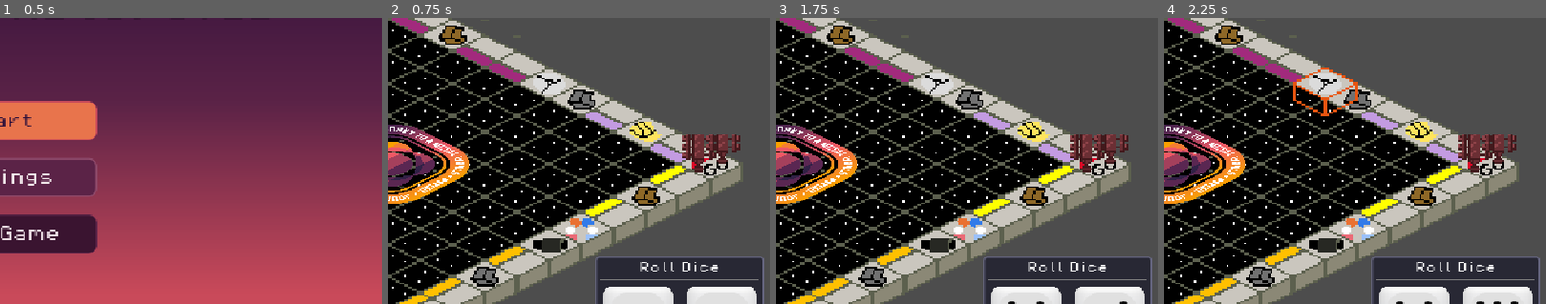
Above: before the commit, frames 1-4 (left to right).
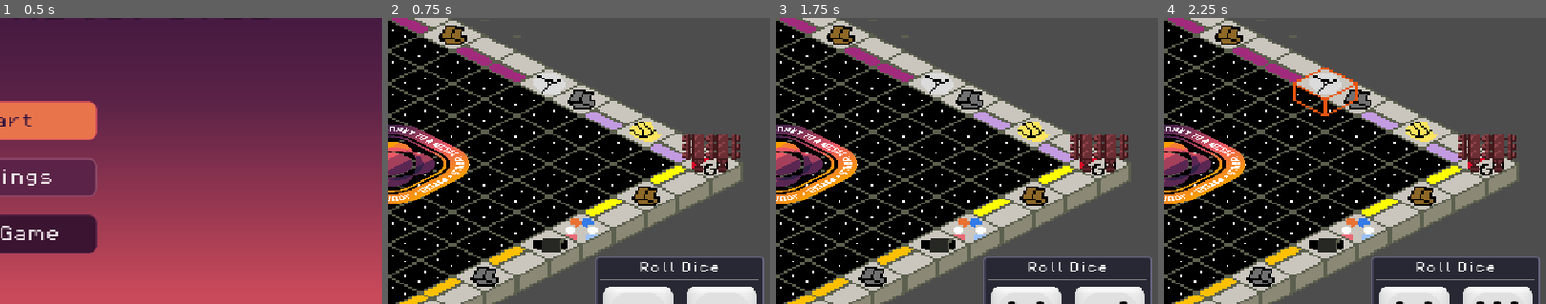
Above: after the commit, the same moments.

Repository: MissionToPsyche-Platinum/platinum_24d_game_psycheopoly-psb
Game: Godot game, scene res://scenes/StartMenu.tscn
Two runs of this game, one before a commit and one after it. Both use one fixed random seed, a clock stepped at 60 frames per second and the inputs below.
Inputs (mouse positions are % of the whole screen's width and height, from its top left):
- Up to frame 1 (0.5 s): no input
- Up to frame 2 (0.75 s): click "Start" at 0.5 s
- Up to frame 3 (1.75 s): click "Roll" at 1.25 s
- Up to frame 4 (2.25 s): tap Enter at 2 s; move the mouse to (72, 45) at 2.02 s; tap C at 2.1 s; click (72, 45) at 2.17 s
The pictures show only the part of the screen within x 50-100%, y 32-82%; the shares and areas given below are measured in that part.

Frame 1 is identical in both runs. In frame 2, 0.3% of the frame differs, in the area x 83-93%, y 46-54%; in frame 3, 0.3%; in frame 4, 0.3%.

Commit message:
fix: ensure safe signal connections and validate player index in turn management

Diff:
--- a/scripts/core/board.gd
+++ b/scripts/core/board.gd
@@ -76,8 +76,9 @@
 		piece_instance.move_to(10, 0)
 
 	# Set current piece to first player (also set 'piece' for backward compatibility)
-	current_piece = pieces[0]
-	piece = current_piece
+	if pieces.size() > 0:
+		current_piece = pieces[0]
+		piece = current_piece
 
 	# Instantiate the space info panel
 	space_info_panel = SpaceInfoPanelScene.instantiate()
@@ -112,11 +113,16 @@
 	GameState.turn_started.connect(_on_turn_started)
 	GameState.turn_ended.connect(_on_turn_ended)
 
-	# Start the game
-	GameState.start_game()
+	# Start the game (deferred to ensure all UI components are ready)
+	call_deferred("_start_game_deferred")
 
 	# Update panel after everything is ready
 	call_deferred("_initial_panel_update")
+
+
+func _start_game_deferred() -> void:
+	## Deferred game start to ensure all UI components are initialized
+	GameState.start_game()
 
 
 func _setup_dice_roll_ui() -> void:
@@ -221,16 +227,31 @@
 
 func _on_turn_started(player_index: int) -> void:
 	print("Board: Turn started for player ", player_index)
+
+	# Validate player_index is within bounds
+	if player_index < 0 or player_index >= pieces.size():
+		push_error("Invalid player_index: %d (pieces size: %d)" % [player_index, pieces.size()])
+		return
+
+	if player_index >= GameState.players.size():
+		push_error("Invalid player_index for GameState.players: %d" % player_index)
+		return
+
 	# Switch to the new player's piece
 	if current_piece:
-		current_piece.space_changed.disconnect(_on_piece_space_changed)
-		current_piece.movement_finished.disconnect(_on_piece_movement_finished)
+		# Safely disconnect signals only if they are connected
+		if current_piece.space_changed.is_connected(_on_piece_space_changed):
+			current_piece.space_changed.disconnect(_on_piece_space_changed)
+		if current_piece.movement_finished.is_connected(_on_piece_movement_finished):
+			current_piece.movement_finished.disconnect(_on_piece_movement_finished)
 
 	current_piece = pieces[player_index]
 
-	# Connect signals for new piece
-	current_piece.space_changed.connect(_on_piece_space_changed)
-	current_piece.movement_finished.connect(_on_piece_movement_finished)
+	# Connect signals for new piece (avoid duplicate connections)
+	if not current_piece.space_changed.is_connected(_on_piece_space_changed):
+		current_piece.space_changed.connect(_on_piece_space_changed)
+	if not current_piece.movement_finished.is_connected(_on_piece_movement_finished):
+		current_piece.movement_finished.connect(_on_piece_movement_finished)
 
 	# Reset turn state
 	GameState.players[player_index].has_rolled = false
--- a/scripts/core/game_state.gd
+++ b/scripts/core/game_state.gd
@@ -56,7 +56,7 @@
 var _spaces_list := BoardSpaceList.new()
 
 # TODO: Eventually we want to be able to set this before a game starts
-var player_count: int = 5
+var player_count: int = 6
 
 # Holds the player state data models
 var players: Array[PlayerState] = []
@@ -179,9 +179,10 @@
 	game_active = true
 	current_player_index = 0
 	var current_player = get_current_player()
-	print("Game started! ", current_player.player_name, "'s turn")
-	emit_signal("current_player_changed", current_player)
-	emit_signal("turn_started", current_player_index)
+	if current_player:
+		print("Game started! ", current_player.player_name, "'s turn")
+		emit_signal("current_player_changed", current_player)
+		emit_signal("turn_started", current_player_index)
 
 
 func next_player() -> void:
@@ -197,9 +198,10 @@
 
 	# Emit signals for new player
 	var current_player = get_current_player()
-	print(current_player.player_name, "'s turn")
-	emit_signal("current_player_changed", current_player)
-	emit_signal("turn_started", current_player_index)
+	if current_player:
+		print(current_player.player_name, "'s turn")
+		emit_signal("current_player_changed", current_player)
+		emit_signal("turn_started", current_player_index)
 
 
 func change_player_cash(player: PlayerState, delta: int) -> void:
--- a/scripts/core/piece.gd
+++ b/scripts/core/piece.gd
@@ -167,6 +167,9 @@
 
 		# Use different layouts based on player count
 		match player_count:
+			1:
+				# 1 player: centered (no offset needed)
+				pass
 			2:
 				# 2 players: side by side horizontally
 				match player_index:
